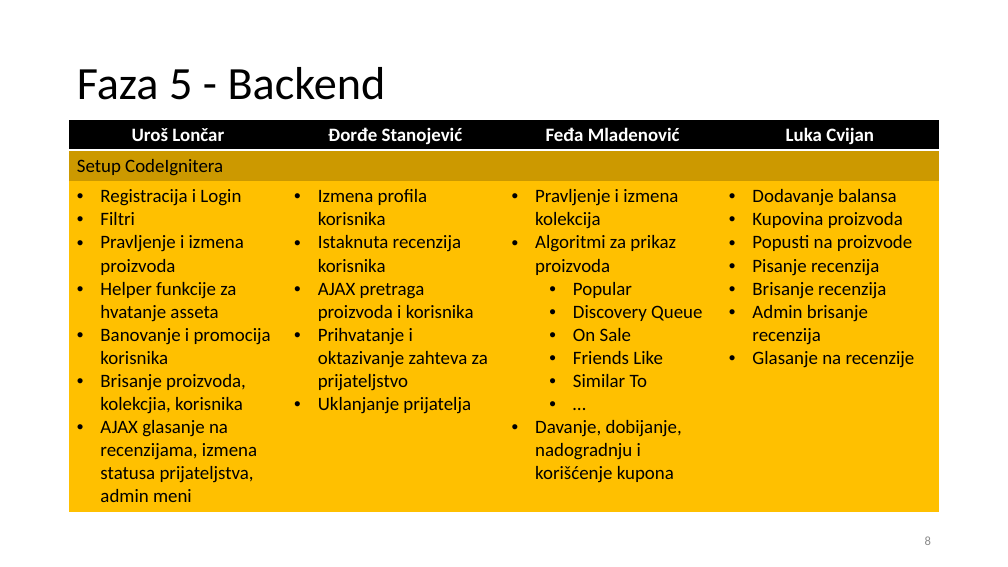
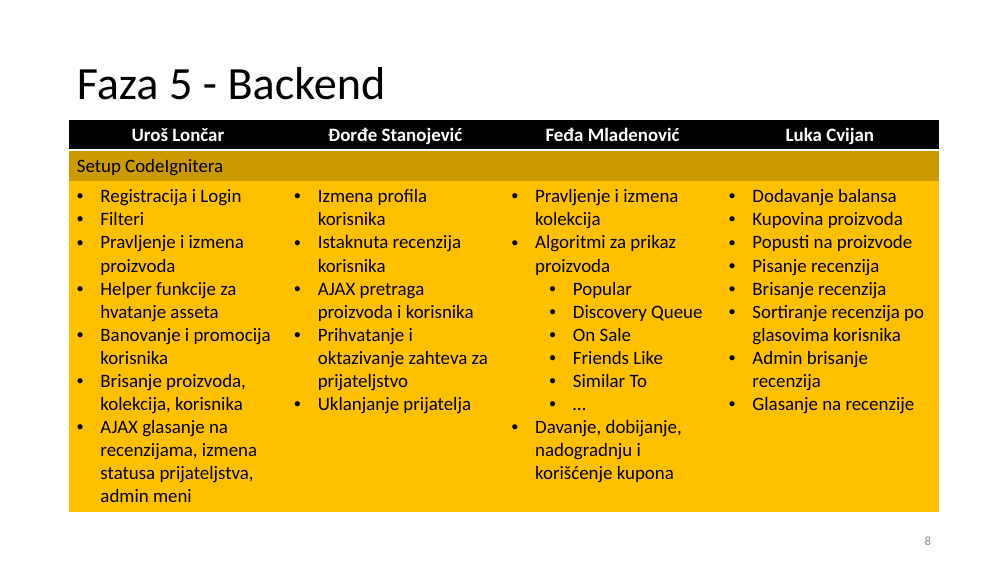
Before and after one commit to RenatusRS/FLUDJ-Net, a slide deck: slide 8 of FLUDJ Net.pptx. Drawn at 1008x567 pixels with LibreOffice and Linux fonts; fonts in the diff are those of the drawing; background and template pictures are left out. Boxes give left, top, right and bottom in pixels: in the first picture for what was removed or moved away, otherwise in the second. Text is boxed around its words. In the diff, an @@ line names an element or a change of style, - is before the commit and + after.

Commit message:
Mala izmena na prezentaciji

```diff
--- a/FLUDJ Net.pptx
+++ b/FLUDJ Net.pptx
@@ table at (70, 119, 941, 506) @@
-row 3, column 1: Registracija i Login / Filtri / Pravljenje i izmena proizvoda / Helper funkcije za hvatanje asseta / Banovanje i promocija korisnika / Brisanje proizvoda, kolekcjia, korisnika / AJAX glasanje na recenzijama, izmena statusa prijateljstva, admin meni
+row 3, column 1: Registracija i Login / Filteri / Pravljenje i izmena proizvoda / Helper funkcije za hvatanje asseta / Banovanje i promocija korisnika / Brisanje proizvoda, kolekcija, korisnika / AJAX glasanje na recenzijama, izmena statusa prijateljstva, admin meni
-row 3, column 4: Dodavanje balansa / Kupovina proizvoda / Popusti na proizvode / Pisanje recenzija / Brisanje recenzija / Admin brisanje recenzija / Glasanje na recenzije
+row 3, column 4: Dodavanje balansa / Kupovina proizvoda / Popusti na proizvode / Pisanje recenzija / Brisanje recenzija / Sortiranje recenzija po glasovima korisnika / Admin brisanje recenzija / Glasanje na recenzije
```
Also in this commit, not shown: 3 other slides changed, 2 other files.
